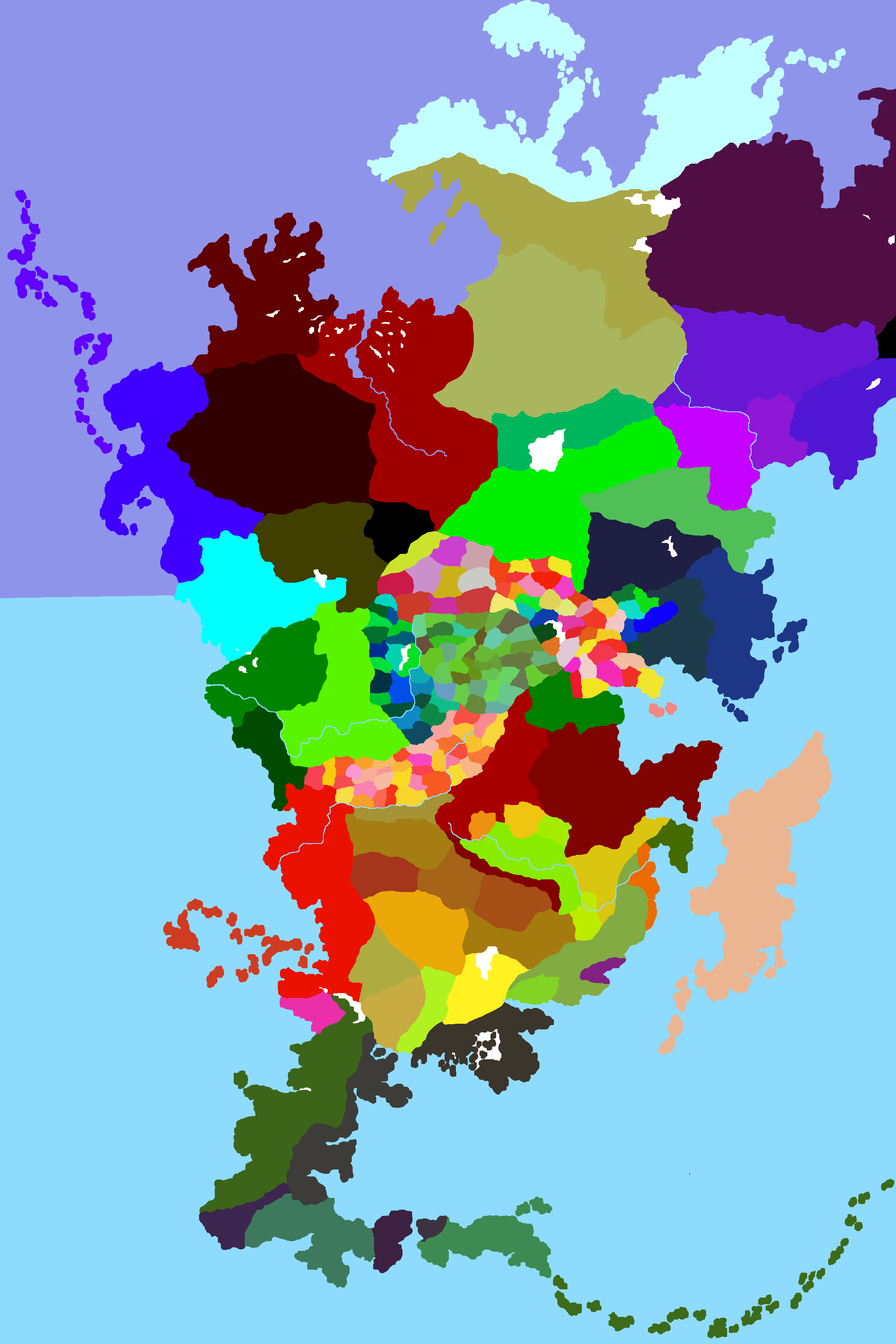
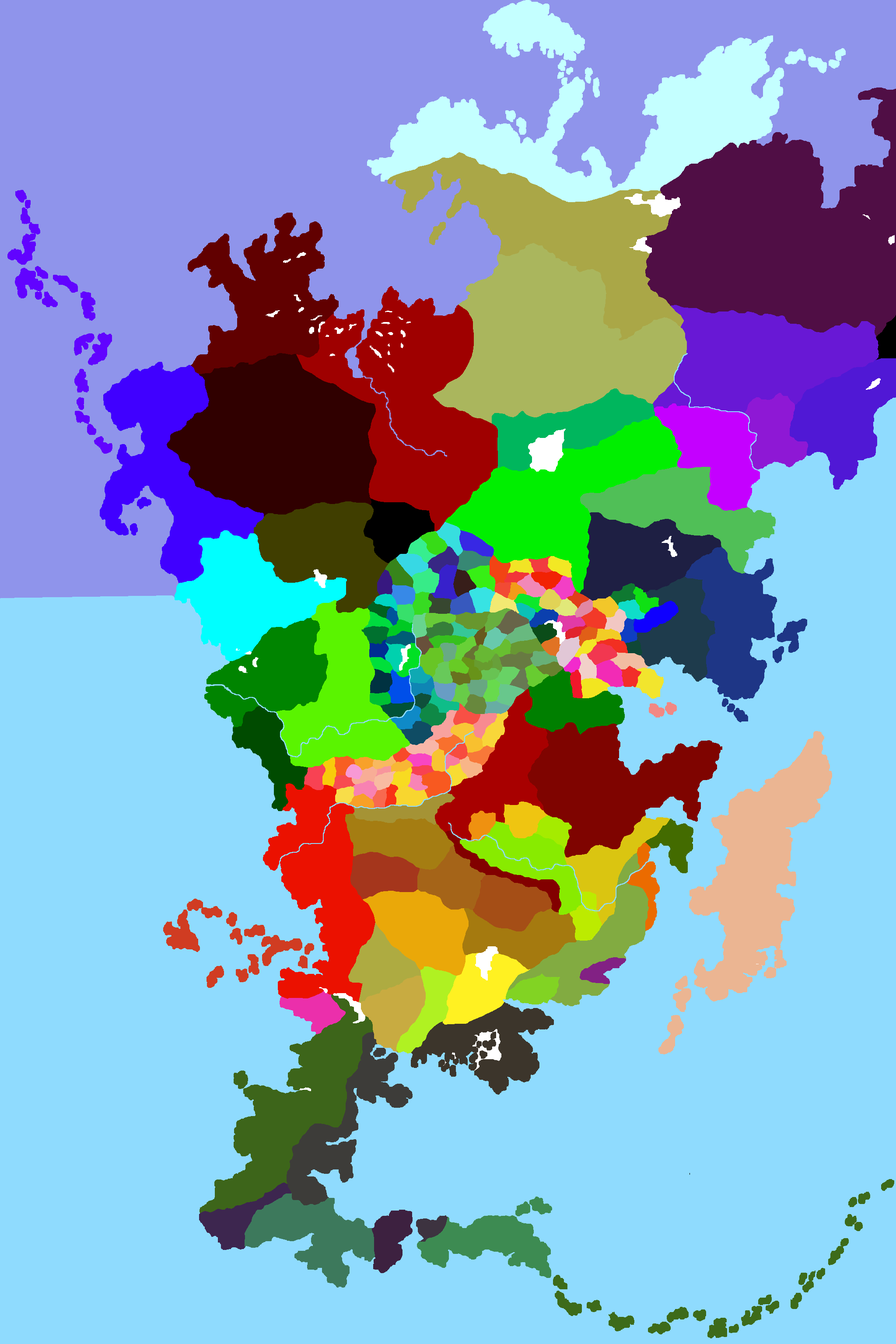
Two versions of the same layered image (w=896, h=1344). Layer-by-layer changes:
moved "Ebene 0" above "Ebene 1", painted on it over [376, 521, 497, 624]
showed "Ebene 1", painted on it over [376, 521, 497, 624]
